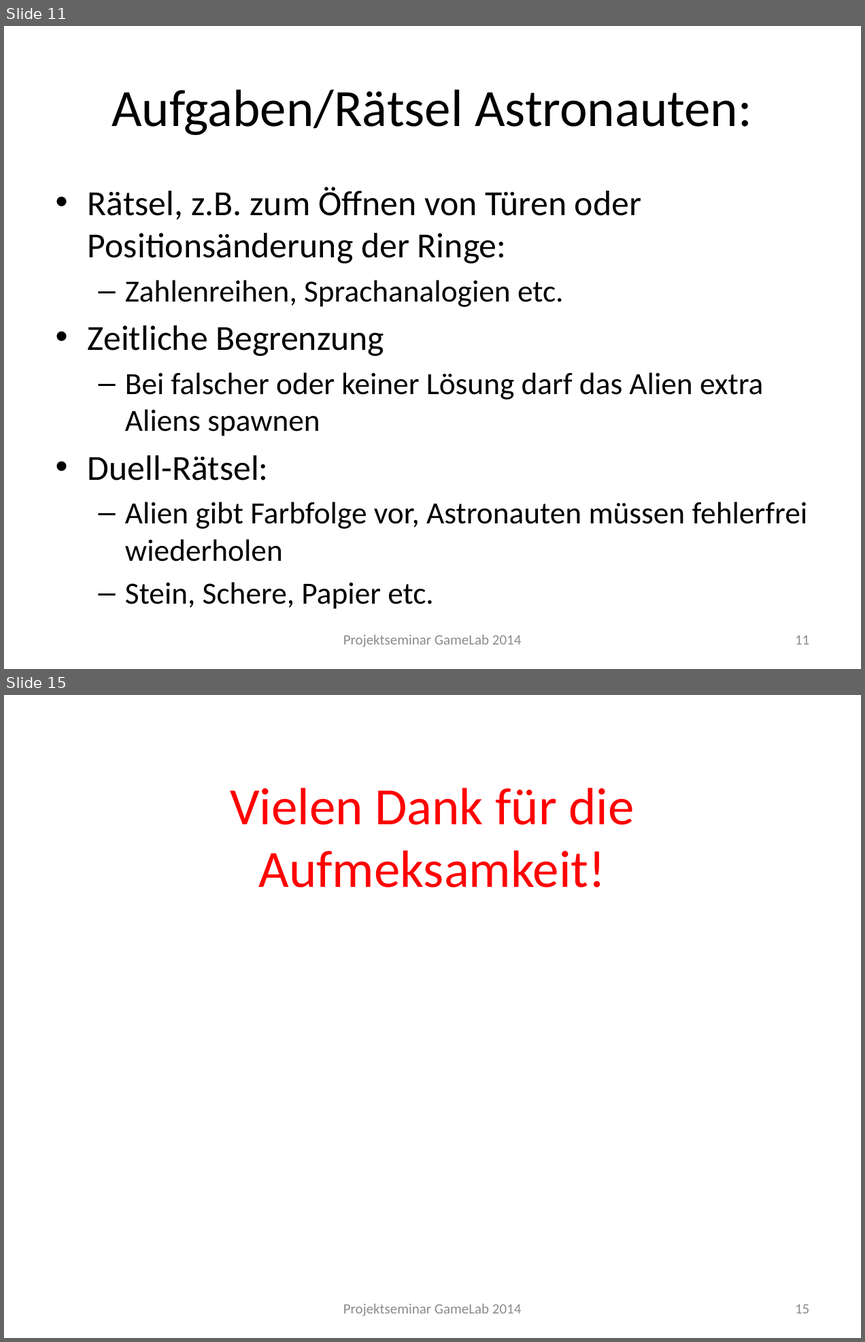
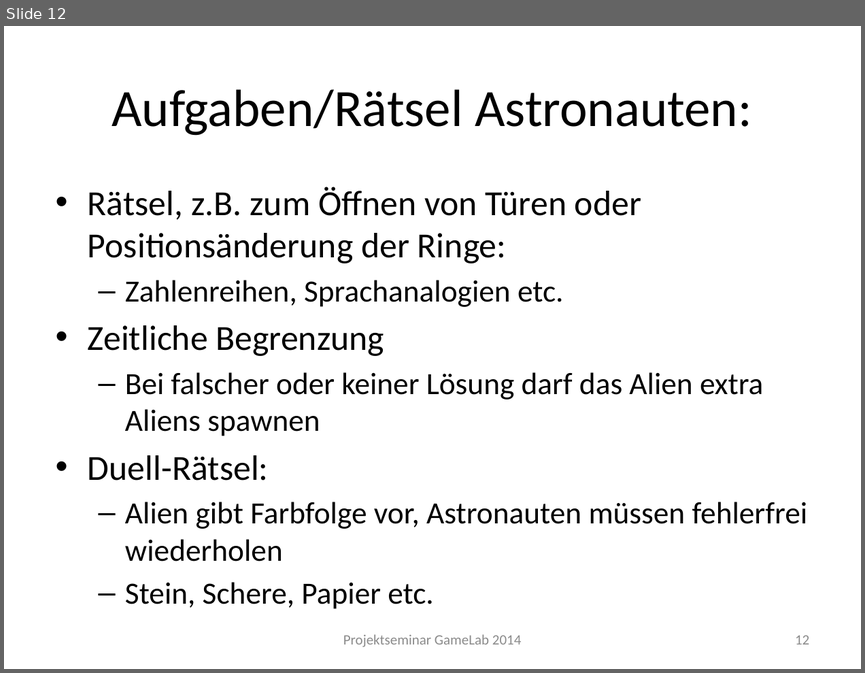
Before and after one commit to Instinctlol/gamelab2014, a slide deck: Abschlusspräsentation/SpielkonzeptFINAL.pptx. Shown one above the other, each under a label of ours: slides 11 and 15 before the commit, slide 12 after it; the slides between them are not shown. The pictures are 865x1342 and 865x673 pixels, drawn with LibreOffice and Linux fonts; fonts in the diff are those of the drawing; background and template pictures are left out. Boxes give left, top, right and bottom in pixels: in the first picture for what was removed or moved away, otherwise in the second. Text is boxed around its words. In the diff, an @@ line names an element or a change of style, - is before the commit and + after.

```diff
--- a/Abschlusspräsentation/SpielkonzeptFINAL.pptx
+++ b/Abschlusspräsentation/SpielkonzeptFINAL.pptx
@@ slide 15 removed at <box>4,695,861,1338</box>, background picture (left out) @@
@@ title removed at <box>230,787,634,887</box> @@
-Vielen Dank für die Aufmeksamkeit!
@@ text removed at <box>343,1303,521,1316</box> @@
-Projektseminar GameLab 2014
@@ page number removed at <box>795,1304,809,1313</box> @@
-15
@@ what was slide 11 is now slide 12 @@
@@ page number at <box>795,635,809,644</box>: text changed @@
-11
+12
```
Also in this commit, not shown: 11 slides changed, 1 slide added, 3 other files.
